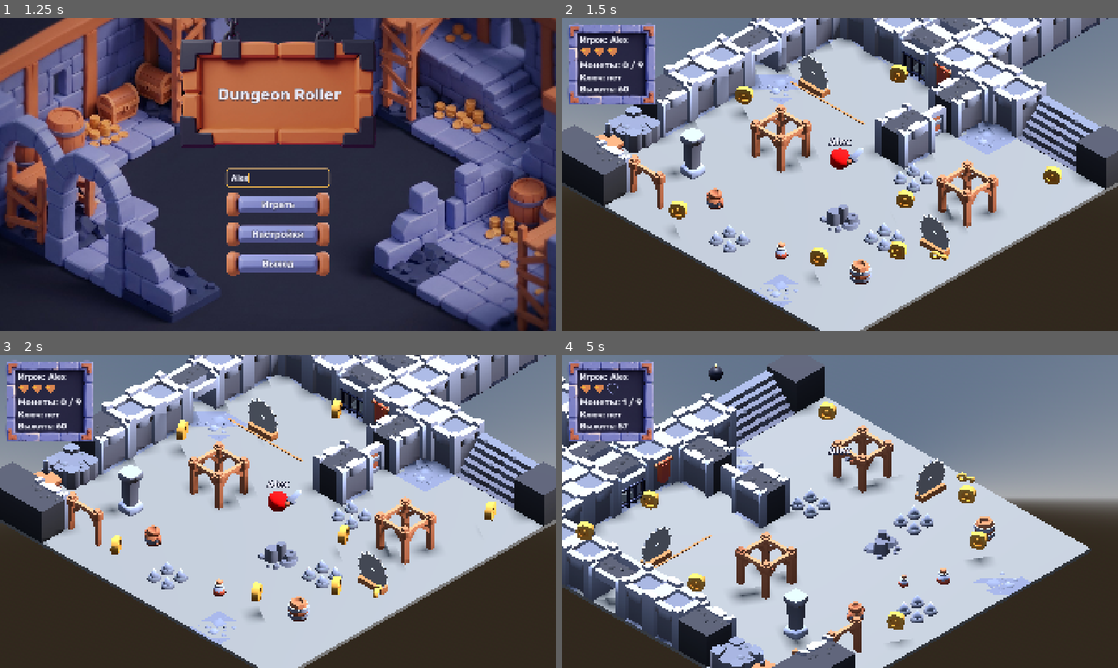
Above: before the commit, frames 1-4 (two rows, left to right).
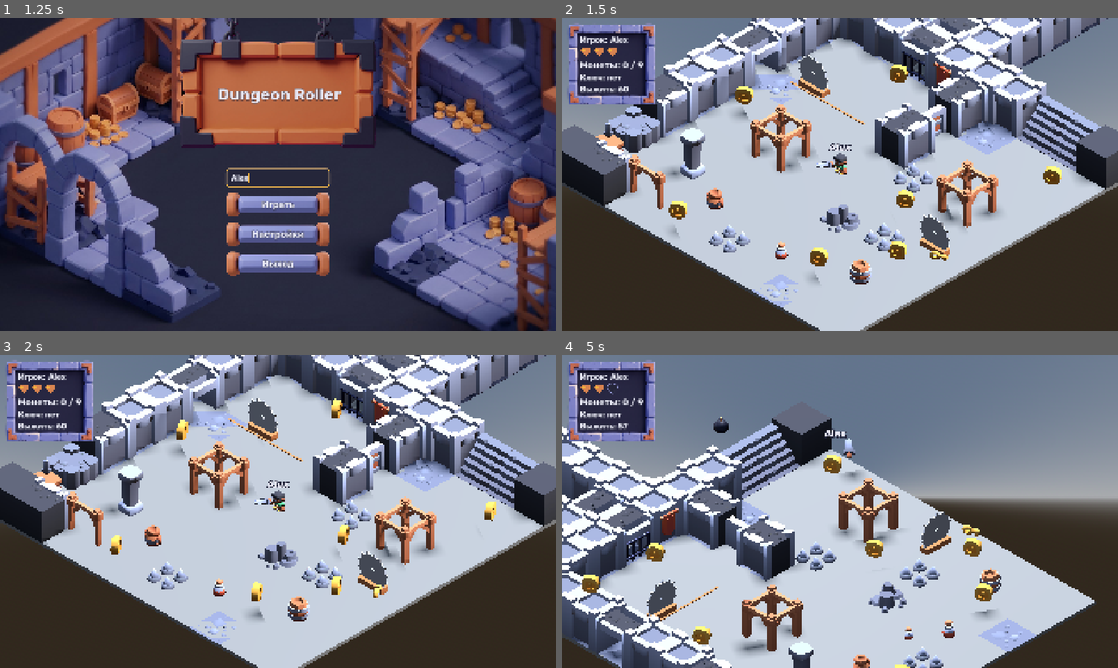
Above: after the commit, the same moments.

Repository: farikgg/godot_assignment
Game: Godot game, scene res://scenes/main_menu.tscn
The game is run twice, just before and just after one commit, with the same random seed, the same clock (stepped at 60 frames per second) and the same inputs.
Inputs (mouse positions are in pixels of both pictures, inside the frame that each line leads up to):
- Up to frame 1 (1.25 s): click (278, 177) at 0.52 s; type "Alex" at 0.6 s
- Up to frame 2 (1.5 s): click "Играть" at 1.25 s
- Up to frame 3 (2 s): no input
- Up to frame 4 (5 s): hold D (move_right) 2.03-2.78 s; hold J (attack) 2.03-2.78 s; tap Space (jump) at 2.27, 2.3, 2.57, 2.85, 3.02, 3.32, 3.8, 4.52, 4.82 s; hold S (move_back) 2.78-3.53 s; tap J (attack) at 3.05, 4.55 s; hold D (move_right) 3.53-4.28 s; hold J (attack) 3.53-4.28 s; hold W (move_forward) from 4.28 s (still down); tap Left (camera_left) at 4.35 s

Frame 1 is identical in both runs. In frame 2, 0.5% of the frame differs, in the area x 44-55%, y 37-50%; in frame 3, 0.4%; in frame 4, 51%, in the area x 0-97%, y 2-100%.

Commit message:
Player becomes a CharacterBody3D hero with the chosen model
- player.tscn: CharacterBody3D (group "player"), capsule r 0.3 h 1.1
  with the origin at the feet, Visual node, Hurtbox Area3D, Health
  blinking Visual, NameTag as a plain child above the head (the body no
  longer rotates, only Visual turns). Map instance moved to the floor.
- player.gd: camera-relative movement with acceleration, gravity, jump
  (exports move_speed / acceleration / jump_velocity / turn_speed);
  Visual is built from Roster.get_by_id(Profile.character_id), scaled
  by model_scale and turned towards motion with lerp_angle. idle / run /
  attack / hit / die clips from the model's AnimationPlayer, skipped when
  the name is empty or missing; idle and run are set to loop. Enemies
  hit through the Hurtbox: take_damage(1) + knockback velocity with a
  short input lock. Ball colour and RigidBody code removed.
- Hazards still detect the player via body_entered (checked: a rock
  dropped on the CharacterBody3D deals damage). sword.gd reads the
  facing from the player for now.

Co-Authored-By: Claude Opus 5.5 <noreply@anthropic.com>

Diff:
--- a/scenes/map.tscn
+++ b/scenes/map.tscn
@@ -109,7 +109,7 @@
 mesh = SubResource("BoxMesh_uocsc")
 
 [node name="Player" parent="." unique_id=1620244565 instance=ExtResource("3_2lpho")]
-transform = Transform3D(1, 0, 0, 0, 1, 0, 0, 0, 1, 0, 1, 0)
+transform = Transform3D(1, 0, 0, 0, 1, 0, 0, 0, 1, 0, 0.1, 0)
 
 [node name="Decor" type="Node3D" parent="." unique_id=795425564]
 
--- a/scenes/player.tscn
+++ b/scenes/player.tscn
@@ -1,35 +1,38 @@
 [gd_scene format=3 uid="uid://b3b70jygclukh"]
-[ext_resource type="AudioStream" path="res://assets/Audio/hurt.wav" id="5_hurt"]
 
 [ext_resource type="Script" uid="uid://dbu6vcpp1315k" path="res://scripts/player.gd" id="1_3vyb7"]
 [ext_resource type="Script" path="res://scripts/name_tag.gd" id="2_nametag"]
 [ext_resource type="Script" path="res://scripts/health.gd" id="3_health"]
 [ext_resource type="PackedScene" path="res://scenes/weapons/sword.tscn" id="4_sword"]
+[ext_resource type="AudioStream" path="res://assets/Audio/hurt.wav" id="5_hurt"]
 
-[sub_resource type="SphereShape3D" id="SphereShape3D_7yv6r"]
+[sub_resource type="CapsuleShape3D" id="CapsuleShape3D_body"]
+radius = 0.3
+height = 1.1
 
-[sub_resource type="StandardMaterial3D" id="StandardMaterial3D_dourm"]
-albedo_color = Color(1, 0, 0, 1)
+[sub_resource type="CapsuleShape3D" id="CapsuleShape3D_hurtbox"]
+radius = 0.36
+height = 1.2
 
-[sub_resource type="SphereMesh" id="SphereMesh_cj8ji"]
-material = SubResource("StandardMaterial3D_dourm")
-
-[node name="Player" type="RigidBody3D" unique_id=473262185 groups=["player"]]
-continuous_cd = true
-contact_monitor = true
-max_contacts_reported = 4
-linear_damp = 1.0
-angular_damp = 1.0
+[node name="Player" type="CharacterBody3D" unique_id=473262185 groups=["player"]]
 script = ExtResource("1_3vyb7")
 
 [node name="CollisionShape3D" type="CollisionShape3D" parent="." unique_id=1893843639]
-shape = SubResource("SphereShape3D_7yv6r")
+transform = Transform3D(1, 0, 0, 0, 1, 0, 0, 0, 1, 0, 0.55, 0)
+shape = SubResource("CapsuleShape3D_body")
 
-[node name="MeshInstance3D" type="MeshInstance3D" parent="." unique_id=1140989638]
-mesh = SubResource("SphereMesh_cj8ji")
+[node name="Visual" type="Node3D" parent="." unique_id=1140989638]
+
+[node name="Hurtbox" type="Area3D" parent="." unique_id=1771300070]
+collision_layer = 0
+monitorable = false
+
+[node name="CollisionShape3D" type="CollisionShape3D" parent="Hurtbox" unique_id=1771300071]
+transform = Transform3D(1, 0, 0, 0, 1, 0, 0, 0, 1, 0, 0.6, 0)
+shape = SubResource("CapsuleShape3D_hurtbox")
 
 [node name="NameTag" type="Label3D" parent="." unique_id=1534078627]
-top_level = true
+transform = Transform3D(1, 0, 0, 0, 1, 0, 0, 0, 1, 0, 1.45, 0)
 pixel_size = 0.01
 billboard = 1
 no_depth_test = true
@@ -42,7 +45,7 @@
 
 [node name="Health" type="Node" parent="." unique_id=1771300001]
 script = ExtResource("3_health")
-blink_target = NodePath("../MeshInstance3D")
+blink_target = NodePath("../Visual")
 
 [node name="Sword" parent="." unique_id=1771300030 instance=ExtResource("4_sword")]
 
--- a/scripts/name_tag.gd
+++ b/scripts/name_tag.gd
@@ -1,17 +1,5 @@
 extends Label3D
 
-# top_level detaches the tag from the rolling ball's rotation; we copy only its position
-@export var follow_offset: Vector3 = Vector3(0, 1.0, 0)
-
-@onready var _target: Node3D = get_parent() as Node3D
-
+# The body never rotates (only Visual turns), so a plain child stays above the head.
 func _ready() -> void:
 	text = Profile.player_name
-	_follow()
-
-func _process(_delta: float) -> void:
-	_follow()
-
-func _follow() -> void:
-	if _target != null:
-		global_position = _target.global_position + follow_offset
--- a/scripts/player.gd
+++ b/scripts/player.gd
@@ -1,74 +1,156 @@
-extends RigidBody3D
+extends CharacterBody3D
 
-@export var force: float = 12.0
-@export var max_speed: float = 5.0
-@export var jump_impulse: float = 5.0
-@export var knockback_impulse: float = 6.0
-@export var knockback_lift: float = 2.0
+@export var move_speed: float = 5.0
+@export var acceleration: float = 30.0
+@export var jump_velocity: float = 5.0
+## How fast Visual turns towards the movement direction (higher = snappier).
+@export var turn_speed: float = 12.0
+@export var knockback_speed: float = 7.0
+@export var knockback_lift: float = 3.0
+## Input is ignored for this long after a hit so the knockback is visible.
+@export var knockback_time: float = 0.25
+## Horizontal speed above which the run animation plays.
+@export var run_threshold: float = 0.5
 
-@onready var mesh: MeshInstance3D = $MeshInstance3D
+@onready var visual: Node3D = $Visual
 @onready var health: Health = $Health
+@onready var hurtbox: Area3D = $Hurtbox
 @onready var hurt_sfx: AudioStreamPlayer = $HurtSfx
 
+var _data: CharacterData
+var _model: Node3D
+var _anim: AnimationPlayer
+var _skeleton: Skeleton3D
 var _is_dead: bool = false
-var _on_ground: bool = false
 var _last_hp: int = 0
+var _knockback_left: float = 0.0
+# attack / hit / die run to the end before idle or run may take over
+var _action_playing: bool = false
 
 func _ready() -> void:
 	assert(health != null, "Player needs a Health child")
+	assert(visual != null, "Player needs a Visual child")
+	_build_model()
 	health.died.connect(_on_died)
 	health.changed.connect(_on_health_changed)
 	_last_hp = health.current
+	hurtbox.body_entered.connect(_on_hurtbox_body_entered)
 
-	contact_monitor = true
-	max_contacts_reported = 6
-	body_entered.connect(_on_body_entered)
+func _build_model() -> void:
+	_data = Roster.get_by_id(Profile.character_id)
+	if _data == null or _data.model == null:
+		push_error("Player: no character model for id '%s'" % Profile.character_id)
+		return
+	_model = _data.model.instantiate() as Node3D
+	visual.add_child(_model)
+	visual.scale = Vector3.ONE * _data.model_scale
+	for node in _model.find_children("*", "AnimationPlayer", true, false):
+		_anim = node as AnimationPlayer
+		break
+	for node in _model.find_children("*", "Skeleton3D", true, false):
+		_skeleton = node as Skeleton3D
+		break
+	if _anim == null:
+		push_warning("Player: model of '%s' has no AnimationPlayer" % _data.id)
+	else:
+		_anim.animation_finished.connect(_on_animation_finished)
+		# glTF clips import without a loop flag
+		for loop_name in [_data.anim_idle, _data.anim_run]:
+			if _has_anim(loop_name):
+				_anim.get_animation(loop_name).loop_mode = Animation.LOOP_LINEAR
+	_play_locomotion()
 
-func _integrate_forces(state: PhysicsDirectBodyState3D) -> void:
-	_on_ground = false
-	for i in state.get_contact_count():
-		# нормаль смотрит вверх: пол, скат лестницы (стена даёт y около 0)
-		if state.get_contact_local_normal(i).y > 0.5:
-			_on_ground = true
-			return
+func _physics_process(delta: float) -> void:
+	if not is_on_floor():
+		velocity += get_gravity() * delta
+	var horizontal := Vector3(velocity.x, 0.0, velocity.z)
+	_knockback_left = maxf(_knockback_left - delta, 0.0)
 
-func _physics_process(_delta: float) -> void:
-	if _is_dead:
+	var direction := Vector3.ZERO
+	if not _is_dead and _knockback_left <= 0.0:
+		if is_on_floor() and Input.is_action_just_pressed("jump"):
+			velocity.y = jump_velocity
+		var input_dir: Vector2 = Input.get_vector("move_left", "move_right", "move_forward", "move_back")
+		direction = Vector3(input_dir.x, 0.0, input_dir.y)
+		var camera: Camera3D = get_viewport().get_camera_3d()
+		if camera != null:
+			direction = direction.rotated(Vector3.UP, camera.global_rotation.y)
+
+	horizontal = horizontal.move_toward(direction * move_speed, acceleration * delta)
+	velocity.x = horizontal.x
+	velocity.z = horizontal.z
+	move_and_slide()
+
+	if direction.length_squared() > 0.01:
+		# the model looks along +Z
+		var target_yaw: float = atan2(direction.x, direction.z)
+		visual.rotation.y = lerp_angle(visual.rotation.y, target_yaw, 1.0 - exp(-turn_speed * delta))
+	if not _action_playing and not _is_dead:
+		_play_locomotion()
+
+## Unit vector the character faces on the ground plane.
+func get_facing() -> Vector3:
+	var forward: Vector3 = visual.global_basis.z
+	forward.y = 0.0
+	return forward.normalized() if forward.length_squared() > 0.0001 else Vector3.BACK
+
+func get_character_data() -> CharacterData:
+	return _data
+
+func get_skeleton() -> Skeleton3D:
+	return _skeleton
+
+## Plays the hero's attack clip; false if the hero has none (the sword then animates itself).
+func play_attack() -> bool:
+	if _is_dead or _data == null:
+		return false
+	return _play_action(_data.anim_attack)
+
+func _play_locomotion() -> void:
+	if _anim == null or _data == null:
 		return
-	if _on_ground and Input.is_action_just_pressed("jump"):
-		apply_central_impulse(Vector3.UP * jump_impulse)
+	var speed: float = Vector2(velocity.x, velocity.z).length()
+	var clip: StringName = _data.anim_run if speed > run_threshold else _data.anim_idle
+	if _has_anim(clip) and _anim.current_animation != clip:
+		_anim.play(clip, 0.15)
 
-	var input_dir: Vector2 = Input.get_vector("move_left", "move_right", "move_forward", "move_back")
-	var direction := Vector3(input_dir.x, 0.0, input_dir.y)
+func _play_action(clip: StringName) -> bool:
+	if not _has_anim(clip):
+		return false
+	_action_playing = true
+	_anim.play(clip, 0.05)
+	_anim.seek(0.0, true)
+	return true
 
-	var camera := get_viewport().get_camera_3d()
-	if camera != null:
-		direction = direction.rotated(Vector3.UP, camera.global_rotation.y)
+func _has_anim(clip: StringName) -> bool:
+	return _anim != null and clip != &"" and _anim.has_animation(clip)
 
-	var flat_velocity := Vector3(linear_velocity.x, 0.0, linear_velocity.z)
-	if flat_velocity.length() < max_speed or flat_velocity.dot(direction) <= 0.0:
-		apply_central_force(direction * force)
+func _on_animation_finished(clip: StringName) -> void:
+	if _data != null and clip == _data.anim_die:
+		return
+	_action_playing = false
 
-func _on_body_entered(body: Node) -> void:
+func _on_hurtbox_body_entered(body: Node3D) -> void:
 	if _is_dead or not body.is_in_group("enemy"):
 		return
-	var enemy: Node3D = body as Node3D
-	if enemy == null:
-		return
 	# push away horizontally from the enemy; straight back if we're right on top of it
-	var away: Vector3 = global_position - enemy.global_position
+	var away: Vector3 = global_position - body.global_position
 	away.y = 0.0
 	if away.length_squared() < 0.0001:
-		away = -Vector3(linear_velocity.x, 0.0, linear_velocity.z)
-	if away.length_squared() < 0.0001:
-		away = Vector3.BACK
-	apply_central_impulse(away.normalized() * knockback_impulse + Vector3.UP * knockback_lift)
+		away = -get_facing()
+	away = away.normalized()
+	velocity = Vector3(away.x * knockback_speed, knockback_lift, away.z * knockback_speed)
+	_knockback_left = knockback_time
 	health.take_damage(1)
 
 func _on_health_changed(current: int, _max_hp: int) -> void:
 	if current < _last_hp:
 		hurt_sfx.play()
+		if current > 0 and _data != null:
+			_play_action(_data.anim_hit)
 	_last_hp = current
 
 func _on_died() -> void:
 	_is_dead = true
+	if _data != null and not _play_action(_data.anim_die):
+		_action_playing = true
--- a/scripts/weapons/sword.gd
+++ b/scripts/weapons/sword.gd
@@ -9,7 +9,7 @@
 @export var swing_arc_degrees: float = 75.0
 @export var swing_time: float = 0.12
 
-@onready var _player: RigidBody3D = get_parent() as RigidBody3D
+@onready var _player: CharacterBody3D = get_parent() as CharacterBody3D
 @onready var _pivot: Node3D = $Pivot
 @onready var _swing_sfx: AudioStreamPlayer = $SwingSfx
 
@@ -18,7 +18,7 @@
 var _tween: Tween
 
 func _ready() -> void:
-	assert(_player != null, "Sword must be a child of the player RigidBody3D")
+	assert(_player != null, "Sword must be a child of the player CharacterBody3D")
 	if slash_scene == null:
 		push_error("Sword: slash_scene is not set")
 	# the ball rolls, so the sword must not inherit its rotation
@@ -26,9 +26,7 @@
 	_follow()
 
 func _process(_delta: float) -> void:
-	var flat := Vector3(_player.linear_velocity.x, 0.0, _player.linear_velocity.z)
-	if flat.length() > 0.3:
-		_facing = flat.normalized()
+	_facing = _player.call("get_facing")
 	_follow()
 
 func _unhandled_input(event: InputEvent) -> void:
